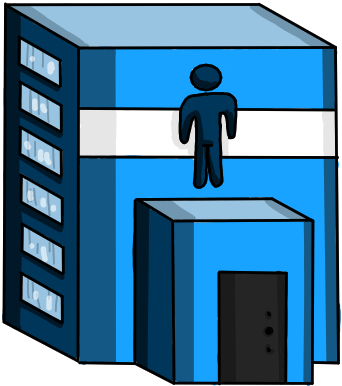
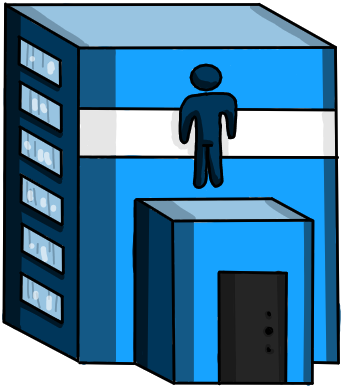
Revision of a layered 342 x 386 image; what changed, layer by layer:
pixels changed over (211, 51, 339, 386) (layer not identified)
